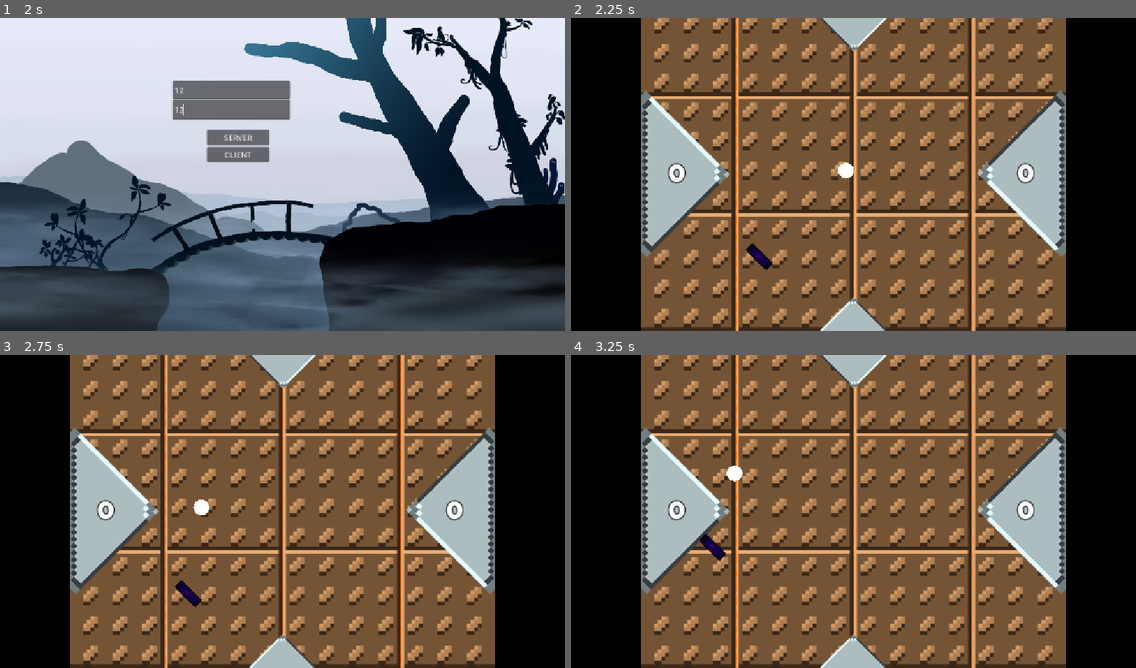
Above: before the commit, frames 1-4 (two rows, left to right).
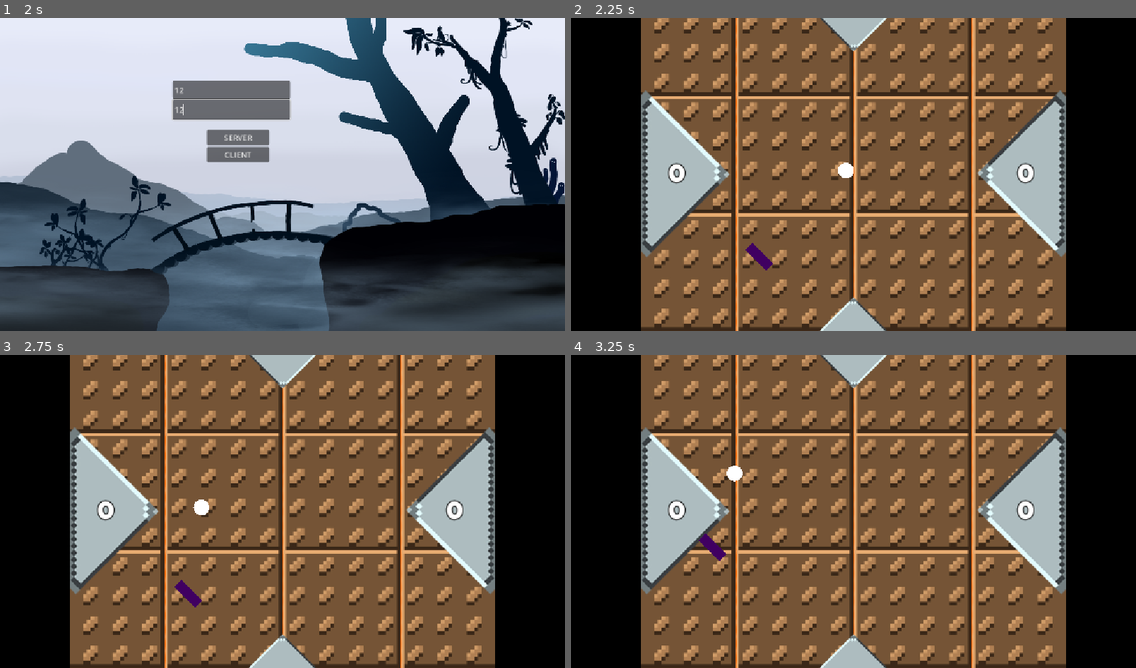
Above: after the commit, the same moments.

Repository: OskarSJ1337/GodotGame
Game: Godot game, scene res://scenes/menus/main_menu.tscn
The game is run twice, just before and just after one commit, with the same random seed, the same clock (stepped at 60 frames per second) and the same inputs. The engine's default icon, where the game draws it, is replaced by a stand-in: a white triangle on a blue panel in a dark square.
Inputs (mouse positions are in pixels of both pictures, inside the frame that each line leads up to):
- Up to frame 1 (2 s): click "Start" at 0.5 s; click (231, 89) at 1.27 s; type "12" at 1.35 s; click (231, 108) at 1.5 s; type "12" at 1.58 s
- Up to frame 2 (2.25 s): click "CLIENT" at 2 s
- Up to frame 3 (2.75 s): no input
- Up to frame 4 (3.25 s): hold W (up) from 2.78 s (still down)

Frame 1 is identical in both runs. In frame 2, 0.2% of the frame differs, in the area x 30-36%, y 71-81%; in frame 3, 0.2%; in frame 4, 0.2%, in the area x 22-28%, y 56-66%.

Commit message:
Changed Paddle so it's a solid color now

Diff:
--- a/scenes/battle/paddle.tscn
+++ b/scenes/battle/paddle.tscn
@@ -1,7 +1,6 @@
 [gd_scene format=3 uid="uid://ctrtle1hw0e24"]
 
 [ext_resource type="Script" uid="uid://b0ffcmw4a222n" path="res://scenes/battle/paddle.gd" id="1_f4eew"]
-[ext_resource type="Texture2D" uid="uid://d4ivgliiedv8w" path="res://icon.svg" id="2_fo72n"]
 
 [sub_resource type="RectangleShape2D" id="RectangleShape2D_8b3qe"]
 size = Vector2(20, 60)
@@ -19,7 +18,12 @@
 modulate = Color(0.63018167, 0.00030197232, 0.6326523, 1)
 position = Vector2(0, -2.3841858e-07)
 scale = Vector2(0.15624999, 0.46874997)
-texture = ExtResource("2_fo72n")
+
+[node name="ColorRect" type="ColorRect" parent="Sprite2D" unique_id=1274206318]
+offset_left = -64.0
+offset_top = -64.0
+offset_right = 64.000046
+offset_bottom = 64.0
 
 [node name="CollisionShape2D" type="CollisionShape2D" parent="." unique_id=774012834]
 shape = SubResource("RectangleShape2D_8b3qe")
